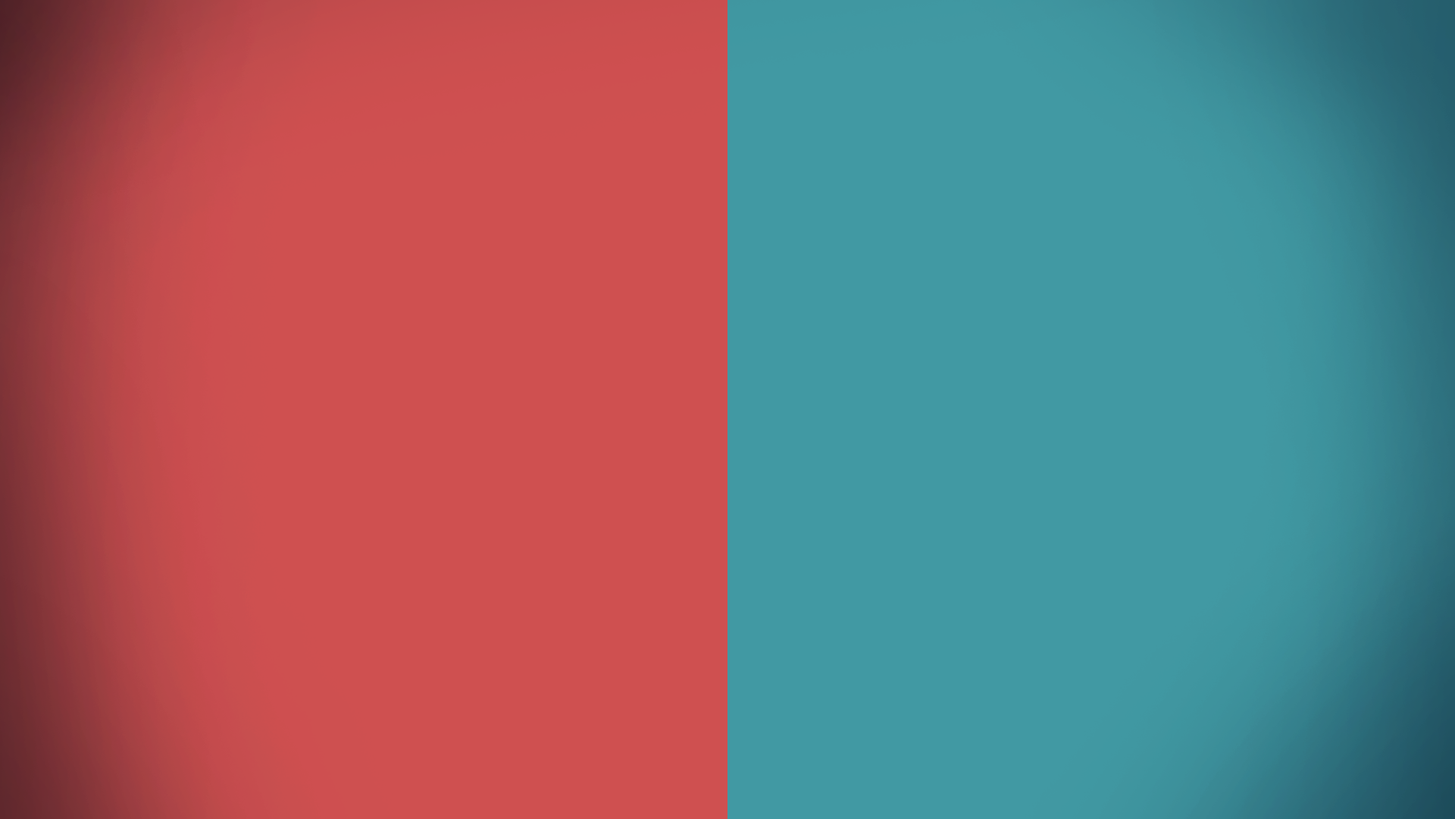
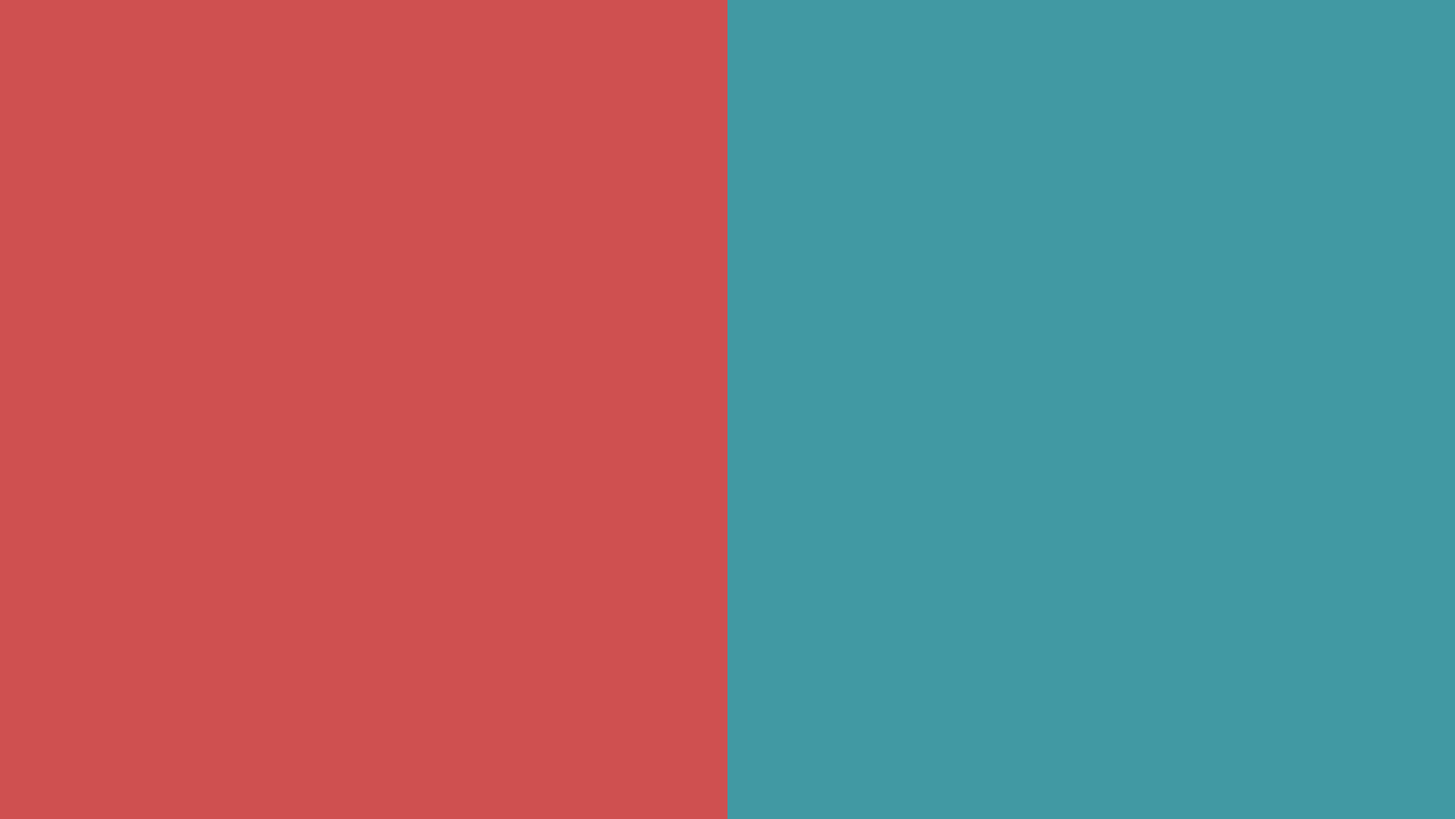
Layers edited between the first and the second 1455 x 819 image:
painted on "Background" over [0, 0, 1455, 819]
